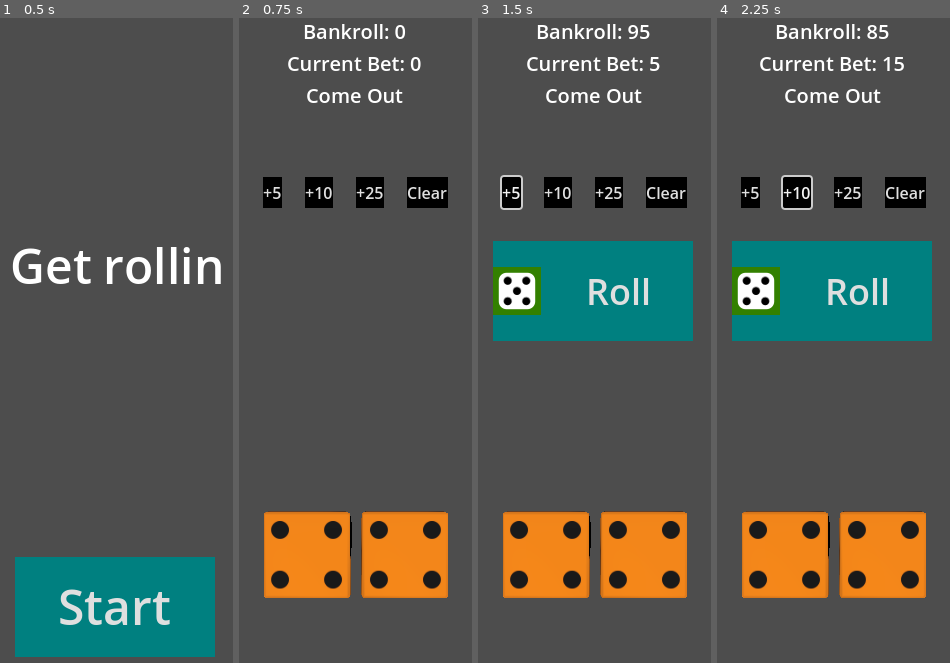
Above: before the commit, frames 1-4 (left to right).
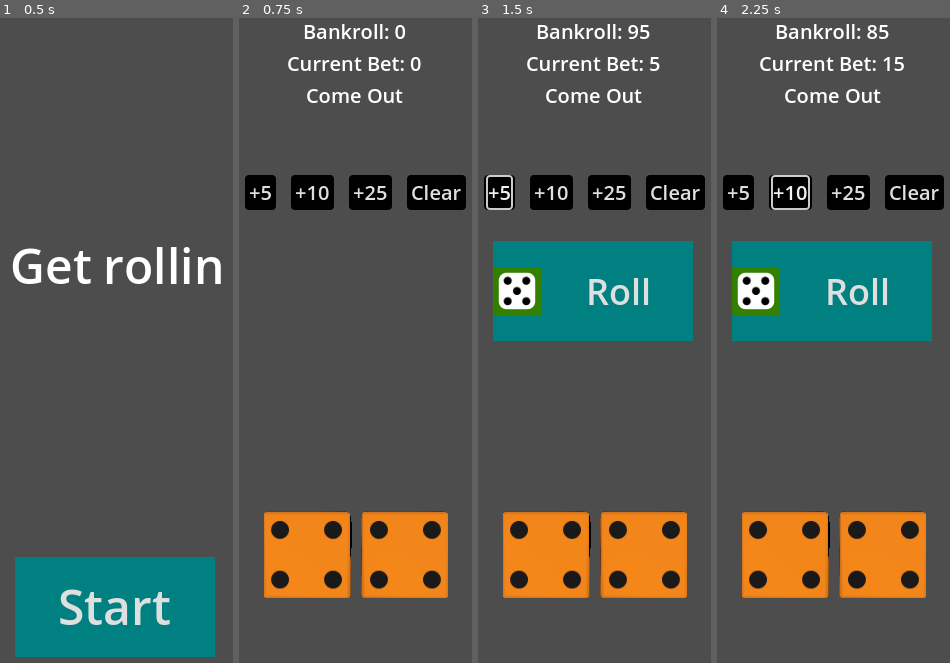
Above: after the commit, the same moments.

Repository: asarenski/godotCraps
Game: Godot game, scene res://src/scenes/main/main.tscn
Same seed, same stepped clock (60 frames per second), same inputs: the game is played once before the commit and once after it.
Inputs:
- Up to frame 1 (0.5 s): no input
- Up to frame 2 (0.75 s): click "Start" at 0.5 s
- Up to frame 3 (1.5 s): click "+5" at 1.25 s
- Up to frame 4 (2.25 s): click "+10" at 2 s

Frame 1 is identical in both runs. In frame 2, 2.5% of the frame differs, in the area x 2-98%, y 24-30%; in frame 3, 2.6%; in frame 4, 2.5%.

Commit message:
set default font size to 20px

Diff:
--- a/src/themes/default_theme.tres
+++ b/src/themes/default_theme.tres
@@ -2,12 +2,37 @@
 
 [sub_resource type="StyleBoxFlat" id="StyleBoxFlat_lq8tu"]
 bg_color = Color(0, 0, 0, 1)
+corner_radius_top_left = 4
+corner_radius_top_right = 4
+corner_radius_bottom_right = 4
+corner_radius_bottom_left = 4
+expand_margin_left = 4.0
+expand_margin_top = 2.0
+expand_margin_right = 4.0
+expand_margin_bottom = 2.0
 
 [sub_resource type="StyleBoxFlat" id="StyleBoxFlat_u5agi"]
 bg_color = Color(0, 0, 0, 1)
+border_blend = true
+corner_radius_top_left = 4
+corner_radius_top_right = 4
+corner_radius_bottom_right = 4
+corner_radius_bottom_left = 4
+expand_margin_left = 4.0
+expand_margin_top = 2.0
+expand_margin_right = 4.0
+expand_margin_bottom = 2.0
 
 [sub_resource type="StyleBoxFlat" id="StyleBoxFlat_7n8gp"]
 bg_color = Color(0.1, 0.1, 0.1, 1)
+corner_radius_top_left = 4
+corner_radius_top_right = 4
+corner_radius_bottom_right = 4
+corner_radius_bottom_left = 4
+expand_margin_left = 4.0
+expand_margin_top = 2.0
+expand_margin_right = 4.0
+expand_margin_bottom = 2.0
 
 [sub_resource type="StyleBoxFlat" id="StyleBoxFlat_jjlkq"]
 bg_color = Color(0, 0.476863, 0.476863, 1)
@@ -19,11 +44,12 @@
 bg_color = Color(0, 0.451765, 0.451765, 1)
 
 [resource]
+default_font_size = 20
 BetButton/base_type = &"Button"
+BetButton/colors/font_pressed_color = Color(1, 1, 0.0431373, 1)
 BetButton/styles/hover = SubResource("StyleBoxFlat_lq8tu")
 BetButton/styles/normal = SubResource("StyleBoxFlat_u5agi")
 BetButton/styles/pressed = SubResource("StyleBoxFlat_7n8gp")
 Button/styles/hover = SubResource("StyleBoxFlat_jjlkq")
 Button/styles/normal = SubResource("StyleBoxFlat_oyjfr")
 Button/styles/pressed = SubResource("StyleBoxFlat_p0cuc")
-Label/font_sizes/font_size = 20
